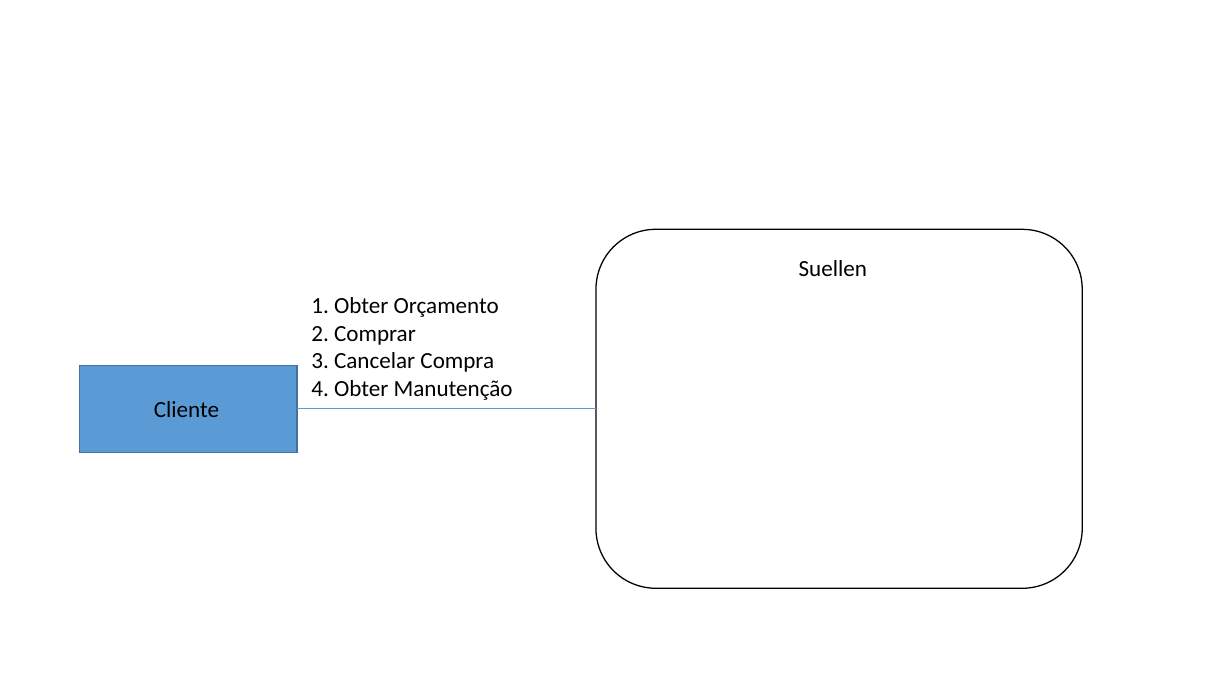
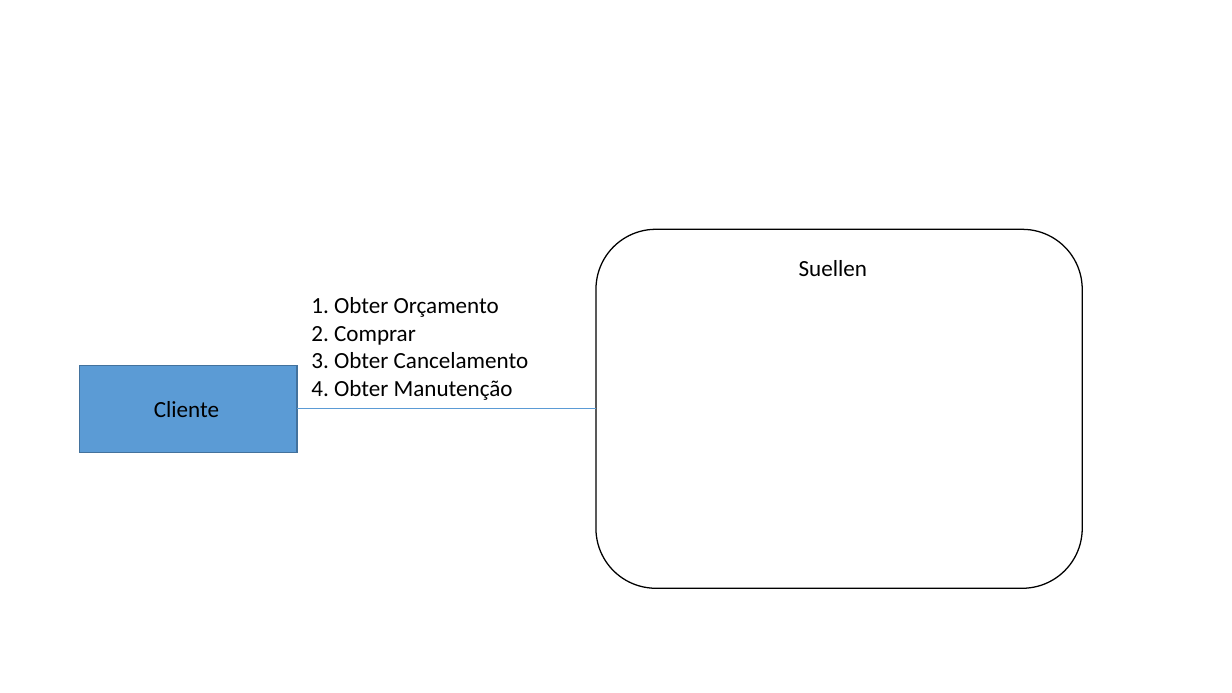
Before and after one commit to projeto-suellen/engenharia-de-requisitos, a slide deck: slide 1 of 15_-_Arquitetura_de_Negocio_para_cada_Cenario(1).pptx. Drawn at 1232x693 pixels with LibreOffice and Linux fonts; fonts in the diff are those of the drawing. Boxes give left, top, right and bottom in pixels: in the first picture for what was removed or moved away, otherwise in the second. Text is boxed around its words. In the diff, an @@ line names an element or a change of style, - is before the commit and + after.

Commit message:
Alteração 15

```diff
--- a/15_-_Arquitetura_de_Negocio_para_cada_Cenario(1).pptx
+++ b/15_-_Arquitetura_de_Negocio_para_cada_Cenario(1).pptx
@@ text at [311,352,529,368]: text changed @@
-3. Cancelar Compra
+3. Obter Cancelamento
```
